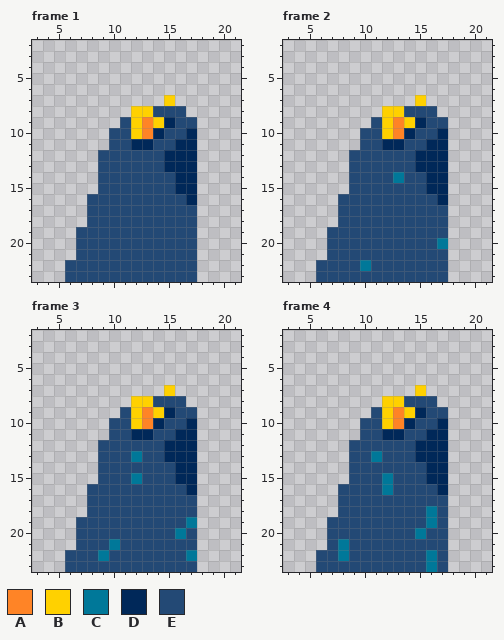
Pixel-art file: Assets/Sprites/Man OFC.aseprite. The picture above was drawn from the file before the commit.
24x24 pixels, 7 frames. Shown: frame 1: x 3..21, y 2..23; frame 2: x 3..21, y 2..23; frame 3: x 3..21, y 2..23; frame 4: x 3..21, y 2..23. The commit also changed other frames, which this record leaves out.
Visible layers, top first: "Layer 4", "Layer 3", "Layer 2", "Layer 1".
Palette (. is transparent): A #ff8426  B #ffd100  C #007899  D #002859  E #234975
Pixels before, frame 1, first column x 6:
 7 .........B..
 8 ......BBEEE.
 9 .....EBABDEE
10 ....EEBADEED
11 ....EEDDEEDD
12 ...EEEEEEDDD
13 ...EEEEEEDDD
14 ...EEEEEEEDD
15 ...EEEEEEEDD
16 ..EEEEEEEEED
17 ..EEEEEEEEEE
18 ..EEEEEEEEEE
19 .EEEEEEEEEEE
20 .EEEEEEEEEEE
21 .EEEEEEEEEEE
22 EEEEEEEEEEEE
23 EEEEEEEEEEEE
Pixels before, frame 2, first column x 6:
 7 .........B..
 8 ......BBEEE.
 9 .....EBABDEE
10 ....EEBADEED
11 ....EEDDEEDD
12 ...EEEEEEDDD
13 ...EEEEEEDDD
14 ...EEEECEEDD
15 ...EEEEEEEDD
16 ..EEEEEEEEED
17 ..EEEEEEEEEE
18 ..EEEEEEEEEE
19 .EEEEEEEEEEE
20 .EEEEEEEEEEC
21 .EEEEEEEEEEE
22 EEEECEEEEEEE
23 EEEEEEEEEEEE
Pixels before, frame 3, first column x 6:
 7 .........B..
 8 ......BBEEE.
 9 .....EBABDEE
10 ....EEBADEED
11 ....EEDDEEDD
12 ...EEEEEEDDD
13 ...EEECEEDDD
14 ...EEEEEEEDD
15 ...EEECEEEDD
16 ..EEEEEEEEED
17 ..EEEEEEEEEE
18 ..EEEEEEEEEE
19 .EEEEEEEEEEC
20 .EEEEEEEEECE
21 .EEECEEEEEEE
22 EEECEEEEEEEC
23 EEEEEEEEEEEE
Pixels before, frame 4, first column x 6:
 7 .........B..
 8 ......BBEEE.
 9 .....EBABDEE
10 ....EEBADEED
11 ....EEDDEEDD
12 ...EEEEEEDDD
13 ...EECEEEDDD
14 ...EEEEEEEDD
15 ...EEECEEEDD
16 ..EEEECEEEED
17 ..EEEEEEEEEE
18 ..EEEEEEEECE
19 .EEEEEEEEECE
20 .EEEEEEEECEE
21 .ECEEEEEEEEE
22 EECEEEEEEECE
23 EEEEEEEEEECE
The result:
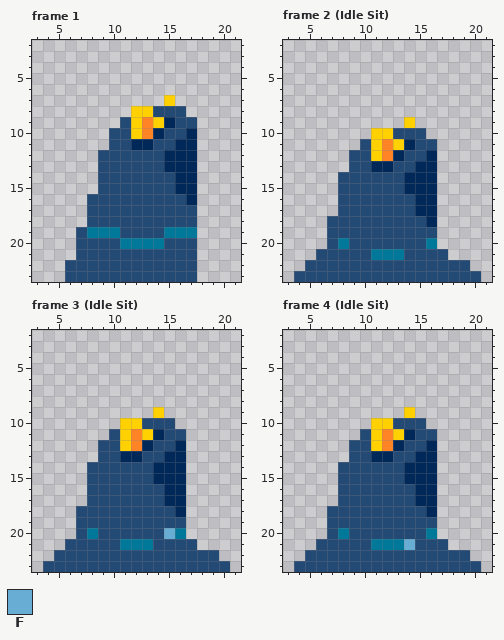
Colours new in this view: F #68aed4
Changes in this commit:
Changed rows in their new state; - is an unchanged pixel.
Frame 1, layer "Layer 3":
first column x 8:
19 CCC----CCC
20 ---CCCC---
Frame 2 (Idle Sit):
first column x 4:
 7 -----------.-----
 8 --------.....----
 9 -------...-...---
10 ------.B-EE-..---
11 -------BABD-E.---
12 -------BAD-E-.---
13 -------DD----.---
14 ----E----EDD-.---
15 ----E-----DD-.---
16 -----------DD.---
17 -----------DD.---
18 ---E--------D.---
19 -------------.---
20 ----C-------C.---
21 --E----CCC-------
22 -E----E-------EE-
23 EE------------EEE
Frame 3 (Idle Sit):
first column x 4:
 7 -----------.-----
 8 --------.....----
 9 -------...-...---
10 ------.B-EE-..---
11 -------BABD-E.---
12 -------BAD-E-.---
13 -------DD----.---
14 ----E-----DD-.---
15 ----E---E-DD-.---
16 -----------DD.---
17 -----------DD.---
18 ---E--------D.---
19 -------------.---
20 ----C------F-.---
21 --E---ECCC-------
22 -E---E-------EEE-
23 EE------------EEE
Frame 4 (Idle Sit):
first column x 4:
 7 -----------.-----
 8 --------.....----
 9 -------...-...---
10 ------.B-EE-..---
11 -------BABD-E.---
12 -------BAD-E-.---
13 -------DD----.---
14 ----E-----DD-.---
15 ----E---E-DD-.---
16 --------E--DD.---
17 -----------DD.---
18 ---E--------D.---
19 ------------E.---
20 ----C------EC.---
21 --E-E--CCCF------
22 -E--E-------E-EE-
23 EE----------E-EEE
Changed places in both pictures, as pixel boxes (x1, y1, x2, y2):
changed: (87, 227, 197, 249)
changed: (294, 95, 481, 282)
changed: (43, 385, 230, 572)
changed: (294, 385, 481, 572)
